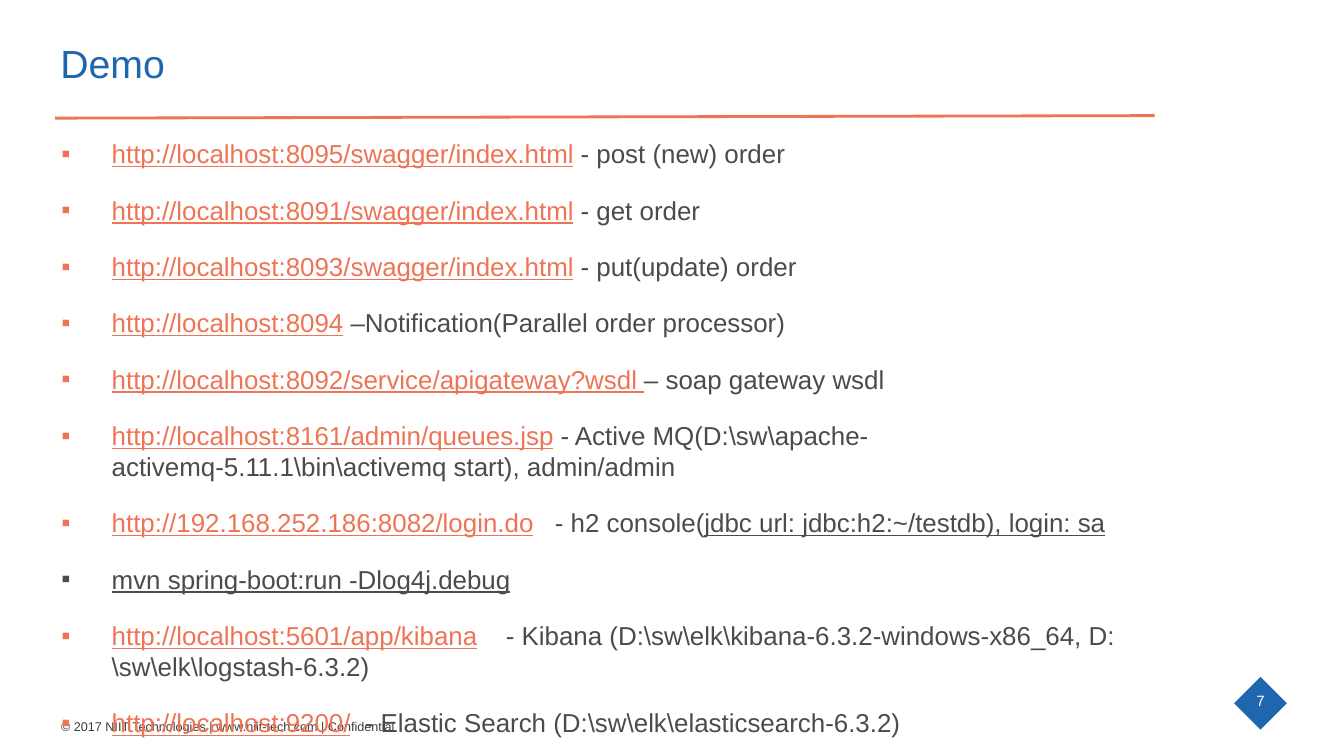
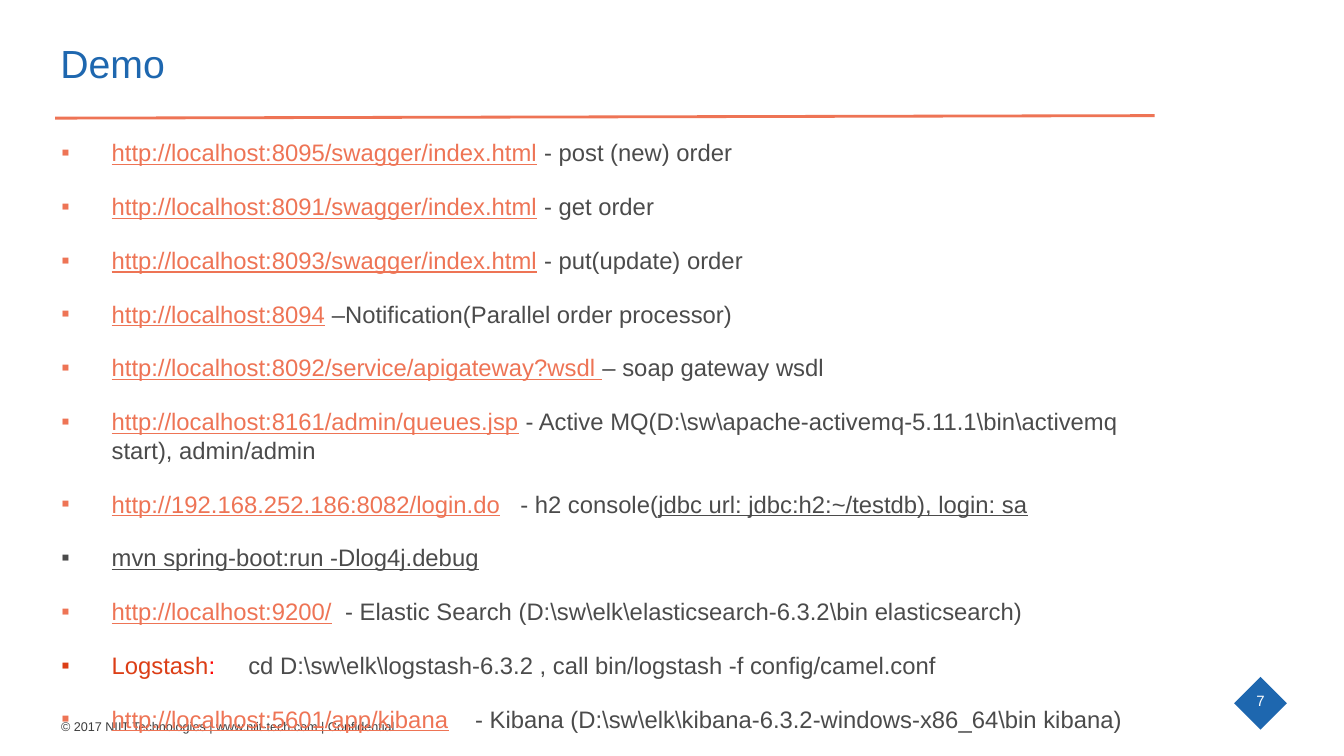
Before and after one commit to ashvanisr/odcameltraining, a slide deck: slide 7 of model/project assignment tasks.pptx. Drawn at 1344x756 pixels with LibreOffice and Linux fonts; fonts in the diff are those of the drawing; background and template pictures are left out. Boxes give left, top, right and bottom in pixels: in the first picture for what was removed or moved away, otherwise in the second. Text is boxed around its words. In the diff, an @@ line names an element or a change of style, - is before the commit and + after.

Commit message:
elk and modified ppt

```diff
--- a/model/project assignment tasks.pptx
+++ b/model/project assignment tasks.pptx
@@ text at (x1=112, y1=143, x2=1117, y2=571): size 18.5 to 17 pt in "http://localhost:8095/swagger/index.html - post (new) order", "http://localhost:8091/swagger/index.html - get order", "http://localhost:8093/swagger/index.html - put(update) order", "http://localhost:8094 –Notification(Parallel order processor ..." and 4 more places @@
@@ text at (x1=112, y1=602, x2=1121, y2=734): text changed; size 18.5 to 17 pt @@
-▪ http://localhost:5601/app/kibana - Kibana (D:\sw\elk\kibana-6.3.2-windows-x86_64, D:\sw\elk\logstash-6.3.2)
-▪ http://localhost:9200/ - Elastic Search (D:\sw\elk\elasticsearch-6.3.2)
+▪ http://localhost:9200/ - Elastic Search (D:\sw\elk\elasticsearch-6.3.2\bin elasticsearch)
+▪ Logstash: cd D:\sw\elk\logstash-6.3.2 , call bin/logstash -f config/camel.conf
+▪ http://localhost:5601/app/kibana - Kibana (D:\sw\elk\kibana-6.3.2-windows-x86_64\bin kibana)
```
Also in this commit, not shown: 2 other slides changed, 1 slide added, 2 other files.
